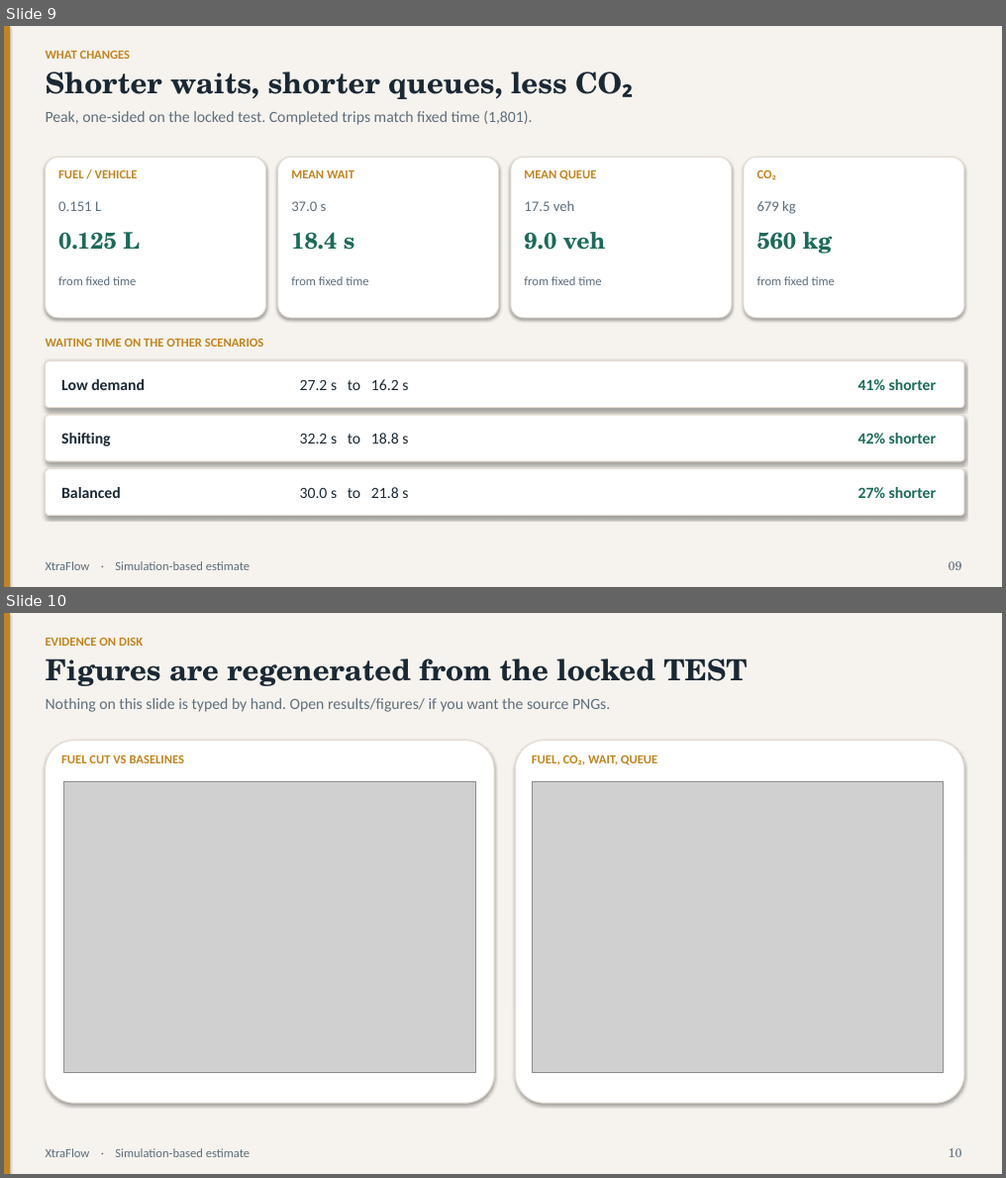
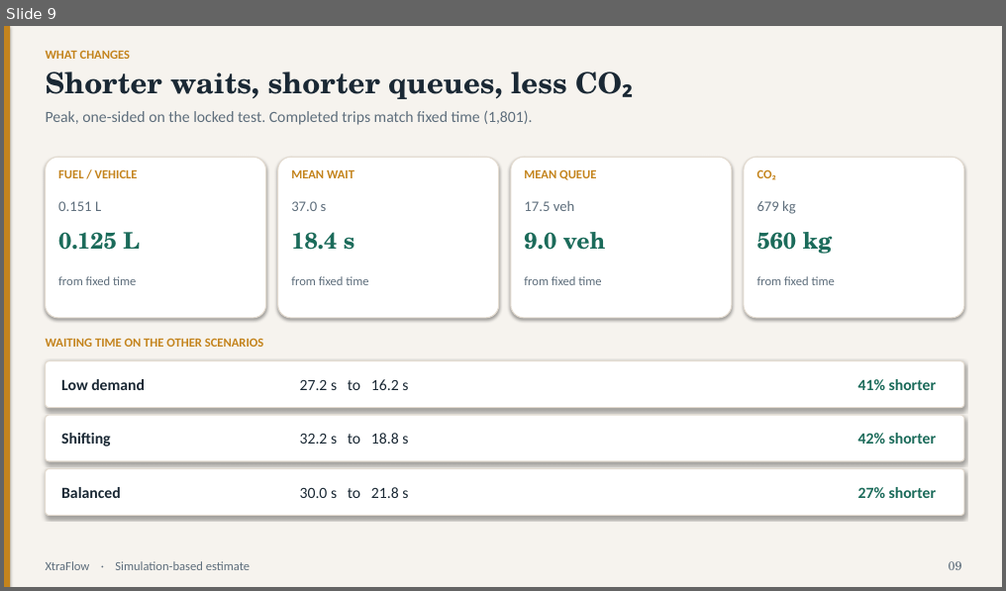
Before and after one commit to couder-04/XtraFlow, a slide deck: results/deck.pptx. Shown one above the other, each under a label of ours: slides 9 and 10 before the commit, slide 9 after it. The pictures are 1006x1178 and 1006x591 pixels, drawn with LibreOffice and Linux fonts; fonts in the diff are those of the drawing; grey boxes stand for pictures. Boxes give left, top, right and bottom in pixels: in the first picture for what was removed or moved away, otherwise in the second. Text is boxed around its words. In the diff, an @@ line names an element or a change of style, - is before the commit and + after.

Commit message:
Show every results/figures PNG in the README and deck gallery.
Expand the Evidence section and regenerate the deck with six figure slides covering all twelve analyze/study plots.

```diff
--- a/results/deck.pptx
+++ b/results/deck.pptx
@@ slide 10 removed at <box>4,613,1002,1174</box>, background #F6F3EE @@
@@ rectangle removed at <box>4,613,10,1174</box> @@
@@ text removed at <box>46,637,143,646</box> @@
-EVIDENCE ON DISK
@@ text removed at <box>46,659,746,686</box> @@
-Figures are regenerated from the locked TEST
@@ text removed at <box>46,698,610,712</box> @@
-Nothing on this slide is typed by hand. Open results/figures/ if you want the source PNGs.
@@ rounded rectangle removed at <box>46,741,494,1103</box> @@
@@ text removed at <box>61,755,185,763</box> @@
-FUEL CUT VS BASELINES
@@ rounded rectangle removed at <box>515,741,964,1103</box> @@
@@ text removed at <box>532,755,657,765</box> @@
-FUEL, CO₂, WAIT, QUEUE
@@ picture removed at <box>63,781,475,1073</box> @@
@@ picture removed at <box>532,781,944,1073</box> @@
@@ text removed at <box>46,1149,250,1157</box> @@
-XtraFlow · Simulation-based estimate
@@ text removed at <box>948,1149,962,1157</box> @@
-10
```
Also in this commit, not shown: 12 slides changed, 6 slides added, 2 other files.
